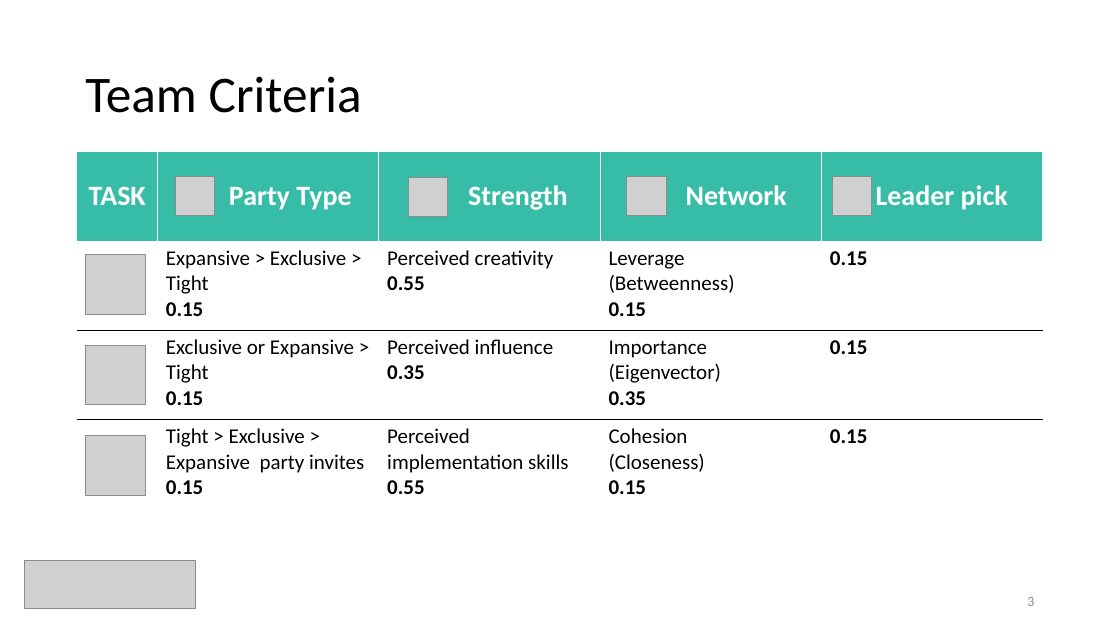
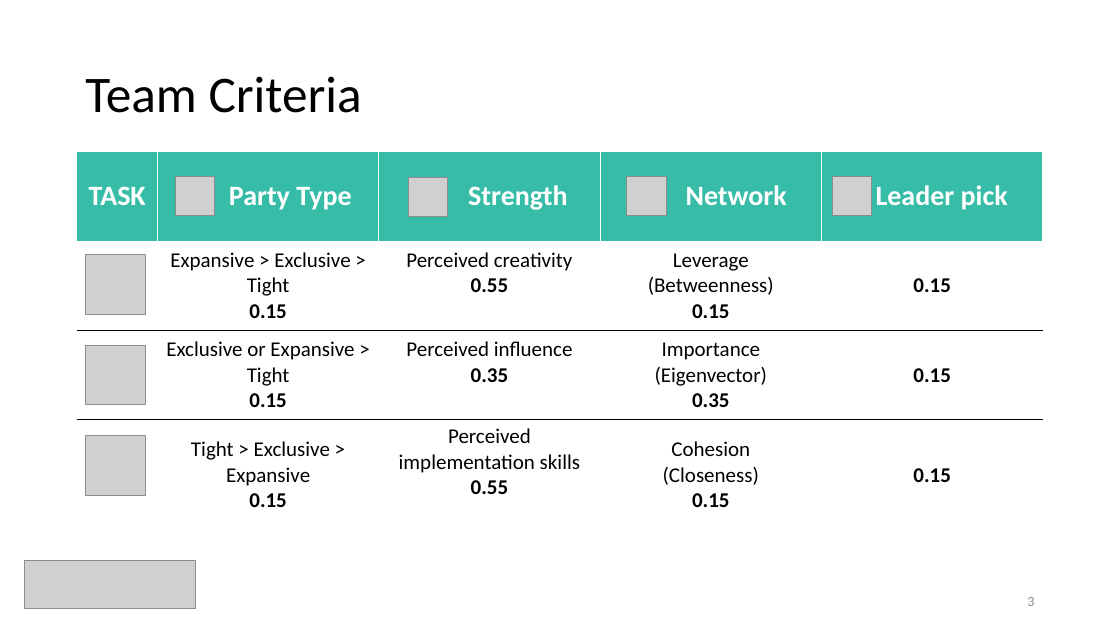
Before and after one commit to ceciliacheungns/Analytics_In_Business, a slide deck: slide 4 of Presentation.pptx. Drawn at 1120x630 pixels with LibreOffice and Linux fonts; fonts in the diff are those of the drawing; grey boxes stand for pictures. Boxes give left, top, right and bottom in pixels: in the first picture for what was removed or moved away, otherwise in the second. Text is boxed around its words. In the diff, an @@ line names an element or a change of style, - is before the commit and + after.

Commit message:
small changes

```diff
--- a/Presentation.pptx
+++ b/Presentation.pptx
@@ table at [77, 151, 1045, 528] @@
-row 4, column 2: Tight > Exclusive > Expansive party invites 0.15
+row 4, column 2: Tight > Exclusive > Expansive / 0.15
@@ alignment left to centre @@
```
Also in this commit, not shown: 2 other slides changed.
